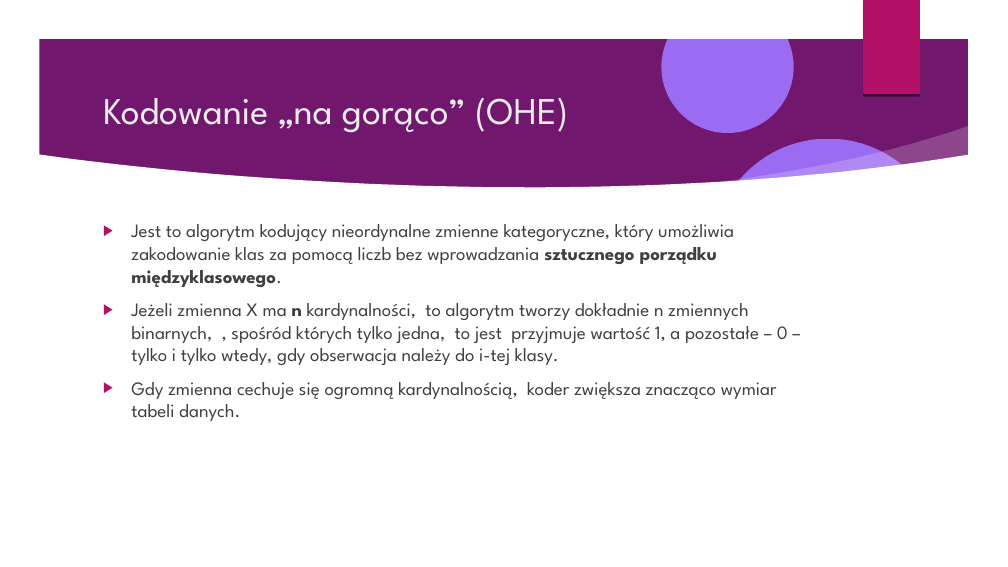
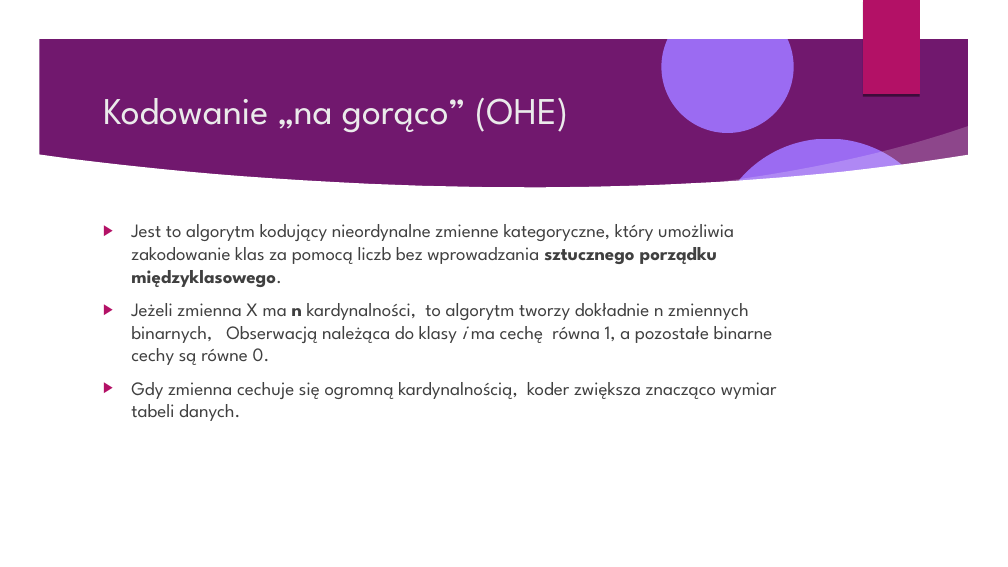
Before and after one commit to Pawel-Tomasz-Nowak/Scientific-collaboration, a slide deck: slide 71 of EmissionAnalysis/Prezentacja projektu.odp (slide 72 before the commit). Drawn at 1008x567 pixels with LibreOffice and Linux fonts; fonts in the diff are those of the drawing; background and template pictures are left out. Boxes give left, top, right and bottom in pixels: in the first picture for what was removed or moved away, otherwise in the second. Text is boxed around its words. In the diff, an @@ line names an element or a change of style, - is before the commit and + after.

```diff
--- a/EmissionAnalysis/Prezentacja projektu.odp
+++ b/EmissionAnalysis/Prezentacja projektu.odp
@@ text at [131, 303, 773, 365]: text changed @@
-▶ Jeżeli zmienna X ma n kardynalności, to algorytm tworzy dokładnie n zmiennych binarnych, , spośród których tylko jedna, to jest przyjmuje wartość 1, a pozostałe – 0 – tylko i tylko wtedy, gdy obserwacja należy do i-tej klasy.
+▶ Jeżeli zmienna X ma n kardynalności, to algorytm tworzy dokładnie n zmiennych binarnych, Obserwacją należąca do klasy i ma cechę równa 1, a pozostałe binarne cechy są równe 0.
```
Also in this commit, not shown: 19 other slides changed, 3 slides added, 3 slides removed, 2 other files.
